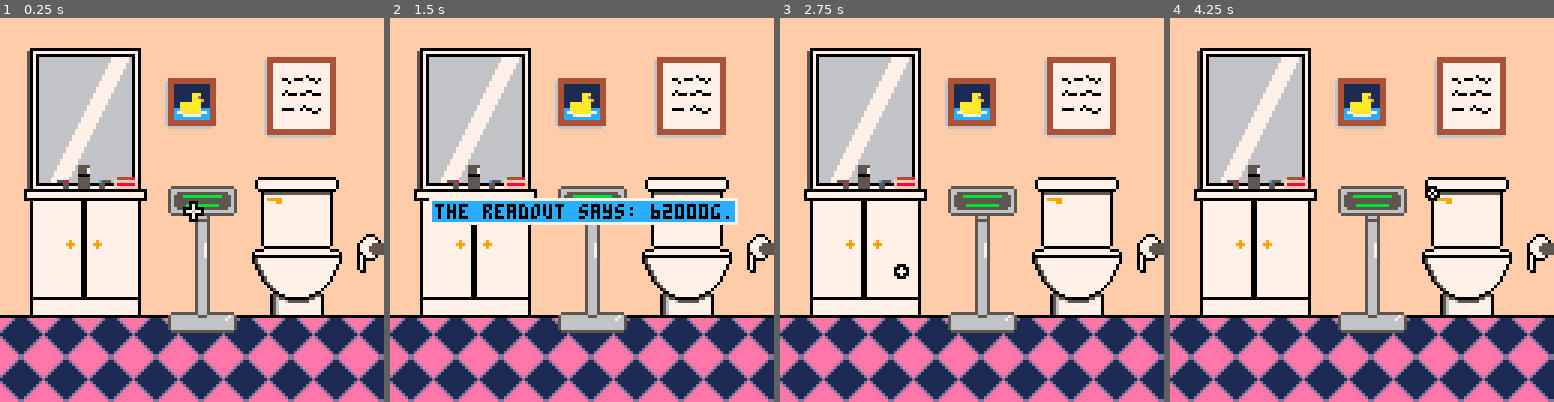
Above: before the commit, frames 1-4 (left to right).
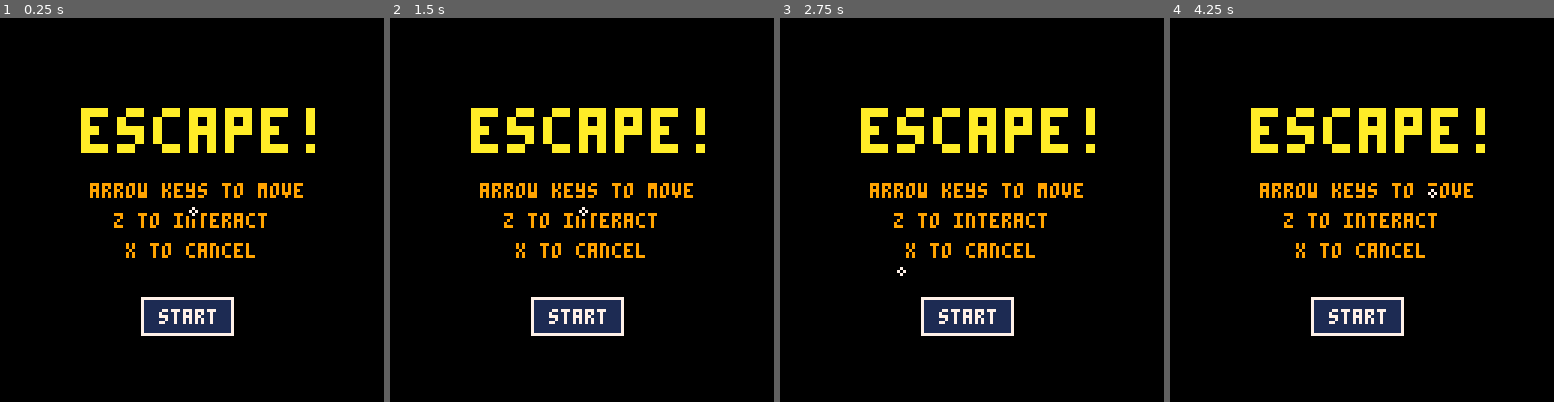
Above: after the commit, the same moments.

Repository: LuosRestil/pico8
Game: PICO-8 cartridge escape/escape.p8
Same seed, same stepped clock (60 frames per second), same inputs: the game is played once before the commit and once after it.
Inputs:
- Up to frame 1 (0.25 s): no input
- Up to frame 2 (1.5 s): tap O (Z key) at 0.33, 0.7, 1.43 s; tap X (X key) at 1.07 s
- Up to frame 3 (2.75 s): hold Left 1.97-2.37 s; tap X (X key) at 2.07, 2.4, 2.73 s; tap O (Z key) at 2.22 s; hold Down from 2.42 s (still down)
- Up to frame 4 (4.25 s): release Down at 2.82 s; hold Right 2.87-3.53 s; tap X (X key) every 0.33 s from 3.07 to 4.07 s; tap O (Z key) at 3.1, 3.98 s; hold Up 3.58-4.08 s; hold Right from 4.13 s (still down)

The runs differ from the first frame. In frame 1, 95% of the frame differs, in the area x 0-100%, y 0-100%; in frame 2, 94%; in frame 3, 95%; in frame 4, 95%.

Commit message:
escape, sfx

Diff:
--- a/escape/escape.p8
+++ b/escape/escape.p8
@@ -14,7 +14,8 @@
 
 function _init()
 	scenes=init_scenes()
-	scene=scenes["bathroom"]
+	scene=scenes["title"]
+	music(0,0,3)
 	init_nav()
 	init_inv_btn()
 end
@@ -65,7 +66,6 @@
 		draw_ptr()
 		draw_msg()
 	end
---	print(ptr.x..":"..ptr.y,0,0,10)
 end
 
 function draw_ptr()
@@ -212,11 +212,15 @@
 end
 
 function navigate(dir)
-	if(scene[dir])go(scene[dir])
-end
-
-function go(scn_name)
+	if scene[dir] then
+		go(scene[dir])
+	end
+end
+
+function go(scn_name,fx)
+	if(fx==nil)fx=true
 	scene=scenes[scn_name]
+	if(fx)sfx(37,3)
 	ptr={x=64,y=64}
 	hovered=nil
 	held=nil
@@ -226,8 +230,7 @@
 function pickup(item,pmsg)
 	pmsg=pmsg~=nil and pmsg or "got "..item.name.."!"
 	add(inv,item)
-	--todo pass pickup sfx
-	set_msg(pmsg,0)
+	set_msg(pmsg,34)
 end
 
 function scn_rm(item_name)
@@ -248,8 +251,7 @@
 end
 
 function wrong_item(action)
-	--todo pass sfx no
-	set_msg("you can't "..action.."\nwith "..article(held.name)..held.name,0)
+	set_msg("you can't "..action.."\nwith "..article(held.name)..held.name,35)
 end
 
 function article(name)
@@ -268,8 +270,7 @@
 end
 
 function set_msg(new_msg,fx)
-	--todo msg fx as default
-	fx=fx~=nil and fx or 0
+	fx=fx~=nil and fx or 36
 	msg=new_msg
 	sfx(fx)
 end
@@ -297,8 +298,8 @@
 		{
 			x=47,y=93,w=31,h=13,
 			act=function()
-				go("start")
-				--change music
+				go("start",false)
+				--todo change music
 				started=true
 			end,
 			draw=function()
@@ -341,7 +342,7 @@
 			if door_locked then
 				set_msg("a door leading\nto the outside.\nit's locked.")
 			else
-				go("outside")
+				go("outside",false)
 				-- switch music
 			end
 		end,
@@ -362,7 +363,7 @@
 				scn_rm("lock")
 				inv_rm("key")
 			else
-				--wrong item
+				wrong_item("unlock the door")
 			end
 		end
 	}
@@ -385,8 +386,7 @@
 		name="rug",
 		x=39,y=101,w=62,h=9,
 		act=function()
-			--todo pass rug sfx
-			set_msg("throwing aside the rug\nreveals a ladder\nleading to a cellar.",0)
+			set_msg("throwing aside the rug\nreveals a ladder\nleading to a cellar.",38)
 			hole.hide=false
 			scn_rm("rug")
 		end,
@@ -823,8 +823,7 @@
 				scn_rm("brick")
 				hat.hide=false
 				hatpin.hide=false
-				--todo pass sfx brick pull
-				set_msg("you remove the brick to\nreveal a lady's hat\nand a hatpin.",0)
+				set_msg("you remove the brick to\nreveal a lady's hat\nand a hatpin.",43)
 			else
 				wrong_item("pull a brick")
 			end
@@ -928,8 +927,7 @@
 			elseif held.name=="binoculars" then
 				set_msg("through the binoculars, you\nsee an airplane flying\na banner advertisement\n\"101.1 krlc\"")
 			else
-				--todo pass sfx no
-				set_msg("i'm not sure what that\nwould accomplish.",0)
+				set_msg("i'm not sure what that\nwould accomplish.",35)
 			end
 		end
 	}
@@ -989,8 +987,7 @@
 				get_item("stand music").hide=false
 				--sfx paper down
 			else
-				--todo pass sfx no
-				set_msg("that doesn't go there.")
+				set_msg("that doesn't go there.",35)
 			end
 		end
 	}
@@ -1076,6 +1073,7 @@
 	piano_open=true
 end
 
+local prev_fxos=0
 function init_piano()
 	local p={
 		b="piano_rm",
@@ -1096,9 +1094,13 @@
 		end,
 		items=init_piano_items()
 	}
-	for item in all(p.items) do
+	for i=1,#p.items do
+		local item=p.items[i]
 		item.act=function(self)
-			sfx(self.fx,3)
+			change_pitch(40,-prev_fxos)
+			change_pitch(40,self.fxos)
+			prev_fxos=self.fxos
+			sfx(40,3)
 			deli(piano_hist,1)
 			add(piano_hist,self.idx)
 			check_piano()
@@ -1123,7 +1125,7 @@
 		{x=110,y=64,w=17,h=35},
 	}
 	for i=1,#keys do
-		keys[i].fx=30+i-1
+		keys[i].fxos=i-1
 		keys[i].idx=i
 	end
 	return keys
@@ -1370,6 +1372,7 @@
 radio_tuned=false
 function init_radio()
 	return {
+		b="start",
 		draw=function()
 			rf(0,0,127,111,2)
 			line(0,112,127,112,5)
@@ -1421,20 +1424,21 @@
 	local pwr_btn={
 		x=97,y=56,w=15,h=15,
 		act=function()
-			--sfx click
+			sfx(39,3)
 			radio_on=not radio_on
 			if radio_on then
 				if radio_tuned then
 					-- piano music
 				else
-					-- static
+					music(16,1)
 				end
 			else
-				--music off
-			end
-		end
-	}
-	local items={}
+				music(-1)
+				--main music
+			end
+		end
+	}
+	local items={pwr_btn}
 	local idx=1
 	for x=10,73,21 do
 		local button={
@@ -1443,7 +1447,7 @@
 			act=function(self)
 				btn_vals[self.idx]+=1
 				if(btn_vals[self.idx]>#alpha)btn_vals[self.idx]=1
-
+				sfx(39)
 				local win=true
 				local fwt={}
 				for _=1,#fun_words do
@@ -1460,8 +1464,7 @@
 
 				for fw in all(fwt) do
 					if fw then
-						--todo pass sfx no
-						set_msg("naughty...",0)
+						set_msg("naughty...",35)
 					end
 				end
 
@@ -1469,7 +1472,7 @@
 					if win then
 						-- piano music
 					elseif radio_tuned then
-						-- static
+						music(16,1)
 					end
 				end
 
@@ -1582,6 +1585,7 @@
 					elseif clr_box_code[i]<0 then
 						clr_box_code[i]=9
 					end
+					sfx(39,3)
 					if
 						clr_box_code[1]==book_clrs.o and
 						clr_box_code[2]==book_clrs.r and
@@ -1589,6 +1593,7 @@
 					then
 						ears.hide=false
 						clr_box_open=true
+						--todo sfx clr box open
 						for _=1,6 do
 							scn_rm("clr box btn")
 						end
@@ -1622,20 +1627,24 @@
 function update_inv()
 	if btnp(➡️) and iidx<10 then
 		iidx+=1
-		sfx(2)
+		sfx(30)
 	elseif btnp(⬅️) and iidx>1 then
 		iidx-=1
-		sfx(2)
+		sfx(30)
 	elseif btnp(🅾️) then
 		held=inv[iidx]
 		inv_open=false
 		set_ptr_from_inv()
-		sfx(3)
+		if held~=nil then
+			sfx(31)
+		else
+			sfx(33)
+		end
 	elseif btnp(❎) then
 		inv_open=false
 		set_ptr_from_inv()
 		held=nil
-		sfx(5)
+		sfx(33)
 	end
 end
 
@@ -1712,7 +1721,7 @@
 		end,
 		act=function(self)
 			inv_open=true
-			sfx(4)
+			sfx(32)
 			hovered=nil
 		end
 	}
@@ -1797,6 +1806,25 @@
 	end
 	return res
 end
+
+--pitch changing---------------
+--from "gumdrop" by pbd3
+--https://www.lexaloffle.com/bbs/?tid=42124
+function change_pitch(sf,change)
+ for i=0,31 do
+  local addr=0x3200+68*sf+2*i
+  cur_byte=peek(addr)
+  cur_wave=64*flr(cur_byte/64)
+  cur_note=cur_byte-cur_wave
+  set_note(sf,i,cur_wave+max(min(cur_note+change,63),0))
+ end
+end
+
+function set_note(sf,t,note)
+  local addr=0x3200+68*sf+2*t
+  poke(addr, note)
+end
+-------------------------------
 -->8
 --todo
 --[[
Not shown, changed: 64 lines of the sprite sheet (__gfx__) section of escape/escape.p8
Not shown, changed: the music (__music__) section of escape/escape.p8
Not shown, changed: the sound effects (__sfx__) section of escape/escape.p8
